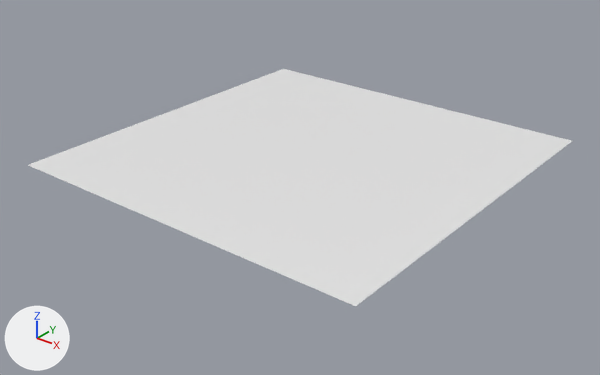
An edit to the glTF model public/assets/flower_path.glb, drawn before and after from the same camera.
Rendered twice from a camera (50 mm lens) standing at (121.4, -155.4, 85.5) and looking at (1.9, -6.1, -7.1). The lights are fixed; the arrows at lower left show +X, +Y and +Z.

Objects in the first picture: 'Ground'.
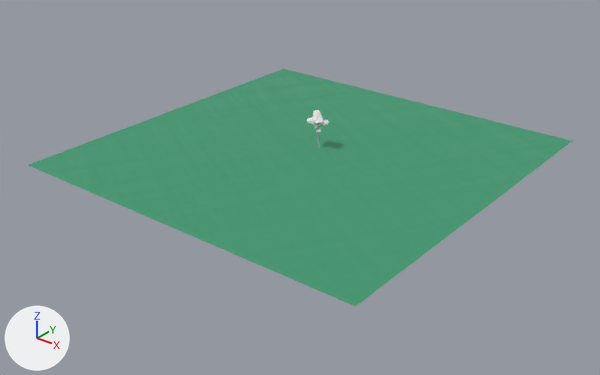
Boxes [x1, y1, x2, y2] around the edits, measured in the pictures (600 x 375 px):
'Ground', surface changed (white to green)
    both: [28, 69, 572, 306]
'Birch_10', added
    after: [307, 110, 329, 148]
    faces in mat_birch_leaves (white #ffffff): [307, 110, 329, 132]

What changed in the scene script:
```text
Add img_fabric_10:
    img_fabric_10 = load_image('Fabric_10', '_unpacked/Fabric_10', 2048, 2048, 'Non-Color')
Add img_birch_bark:
    img_birch_bark = load_image('Birch_Bark', '_unpacked/Birch_Bark', 768, 768, 'sRGB')
Change mat_material:
    where n0 = _N.new('ShaderNodeBsdfPrincipled'); n0.name = 'Principled BSDF'
    remove n0.inputs[2].default_value = 0.4  # 'Roughness'
    add n0.inputs[0].default_value = (0.0467, 0.319, 0.162, 1.0)  # 'Base Color', green #3d9970
    add n2 = _N.new('ShaderNodeMath'); n2.name = 'Math'
    add n2.operation = 'MULTIPLY'
    add n2.inputs[1].default_value = 0.0  # 'Value'
    add n3 = _N.new('ShaderNodeSeparateColor'); n3.name = 'Separate Color'
    add n4 = _N.new('ShaderNodeTexImage'); n4.name = 'Image Texture'
    add n4.image = img_fabric_10
    add _L.new(n2.outputs[0], n0.inputs[1])  # 'Value' to 'Metallic'
    add _L.new(n3.outputs[2], n2.inputs[0])  # 'Blue' to 'Value'
    add _L.new(n3.outputs[1], n0.inputs[2])  # 'Green' to 'Roughness'
    add _L.new(n4.outputs[0], n3.inputs[0])  # 'Color' to 'Color'
Add mat_birch_leaves:
    mat_birch_leaves = principled_material('Birch_Leaves')
    mat_birch_leaves.base_color = (1.0, 1.0, 1.0)  # white #ffffff
    mat_birch_leaves.metallic = 1.0
    mat_birch_leaves.roughness = 1.0
Add mat_birch_bark:
    mat_birch_bark = principled_material('Birch_Bark')
    mat_birch_bark.texture = img_birch_bark
    mat_birch_bark.roughness = 1.0
Add me_cylinder_022:
    me_cylinder_022.from_pydata(...)  # 1435 vertices, 2264 faces; spans x -3.22..2.14, y -2.55..2.19, z 0.0..10.23
    # faces by material slot: [1184, 1080]
    me_cylinder_022.materials.append(mat_birch_bark)  # picture img_birch_bark
    me_cylinder_022.materials.append(mat_birch_leaves)  # white #ffffff
Add ob_birch_10:
    ob_birch_10 = bpy.data.objects.new('Birch_10', me_cylinder_022)
    ob_birch_10.location = (0.0, 4.3, 0.0)
```
